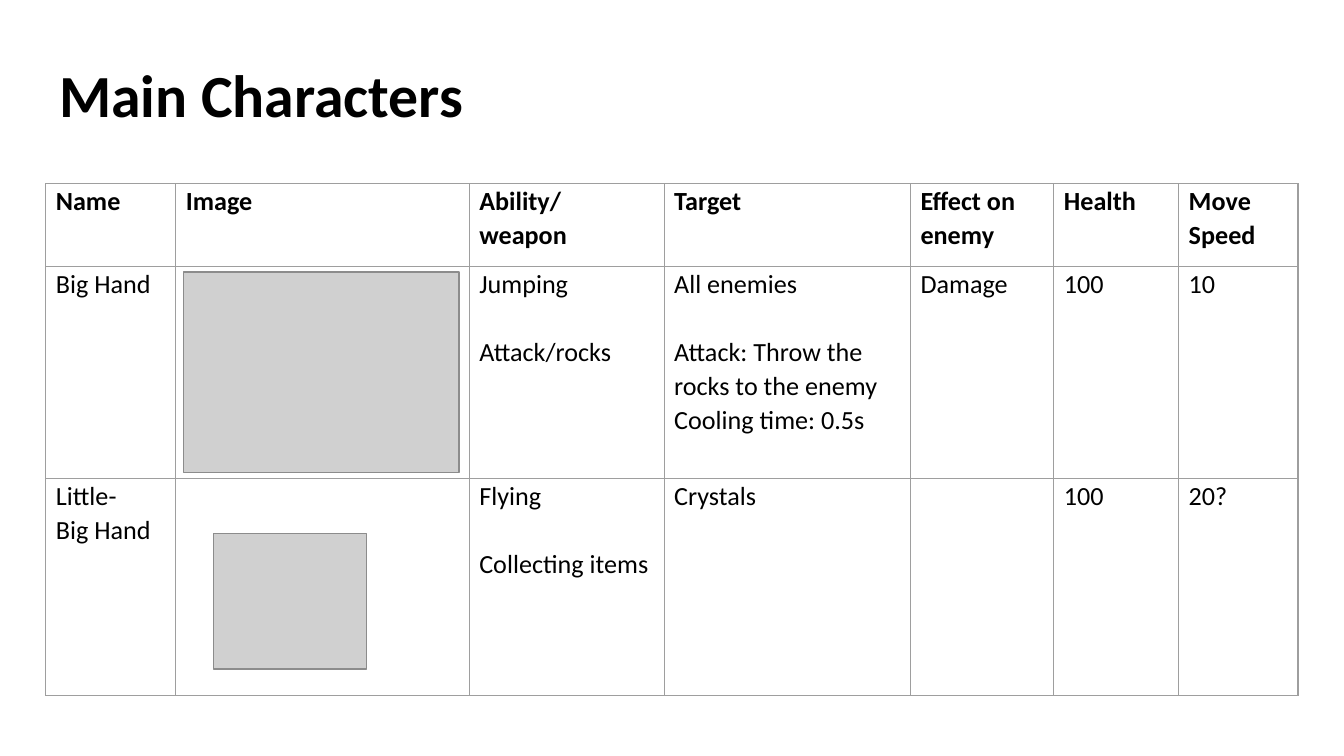
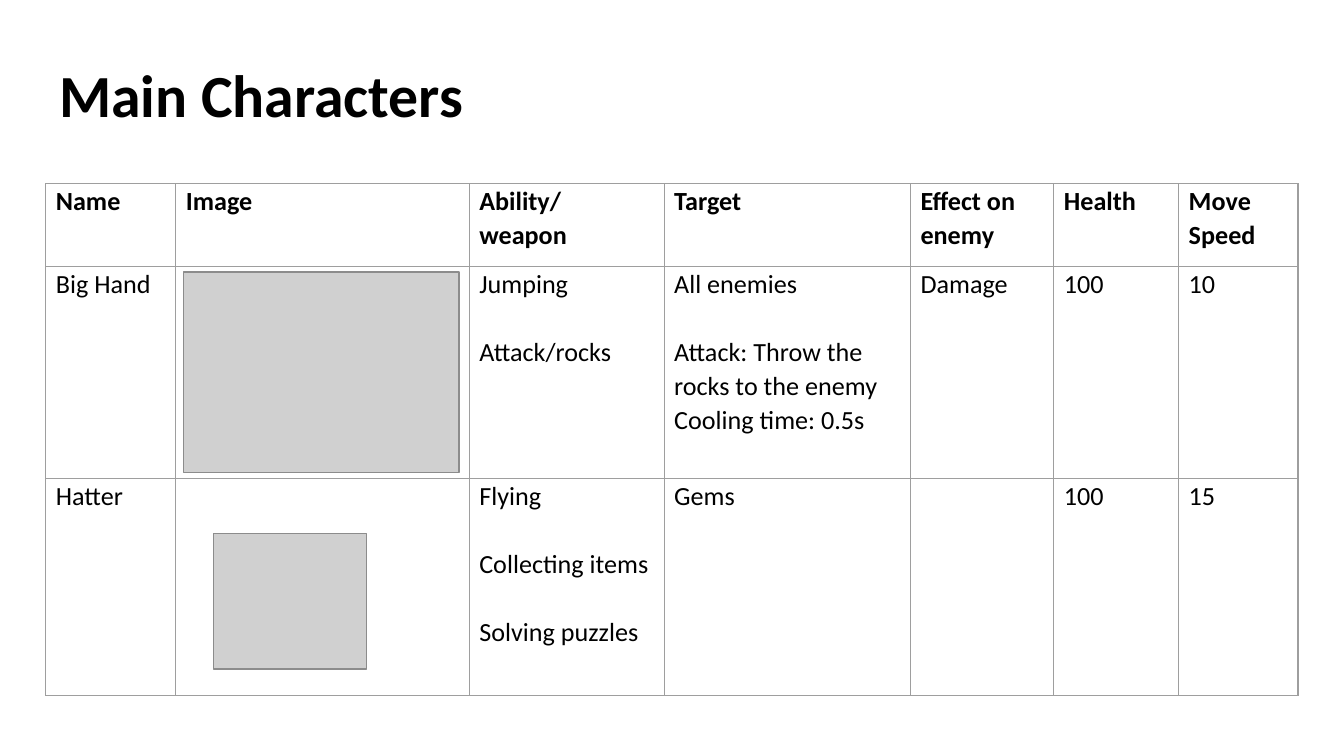
Before and after one commit to monforest/Assets, a slide deck: slide 14 of Documents/GameDesignDocument.pptx. Drawn at 1344x756 pixels with LibreOffice and Linux fonts; fonts in the diff are those of the drawing; grey boxes stand for pictures. Boxes give left, top, right and bottom in pixels: in the first picture for what was removed or moved away, otherwise in the second. Text is boxed around its words. In the diff, an @@ line names an element or a change of style, - is before the commit and + after.

```diff
--- a/Documents/GameDesignDocument.pptx
+++ b/Documents/GameDesignDocument.pptx
@@ table at [46,184,1298,696] @@
-row 3: Little- / Big Hand |  | Flying / Collecting items | Crystals |  | 100 | 20?
+row 3: Hatter |  | Flying / Collecting items / Solving puzzles | Gems |  | 100 | 15
```
Also in this commit, not shown: 10 other slides changed.
